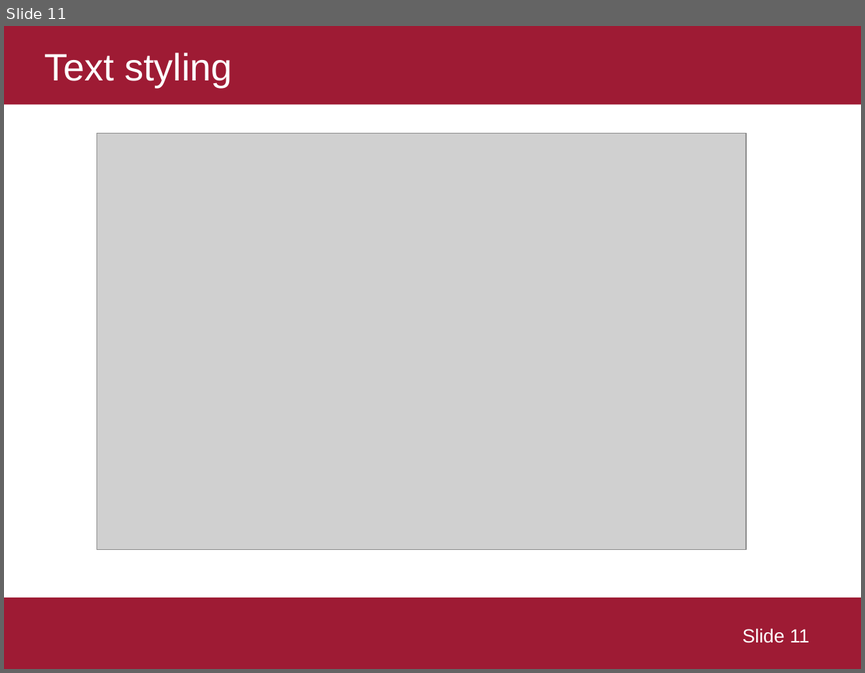
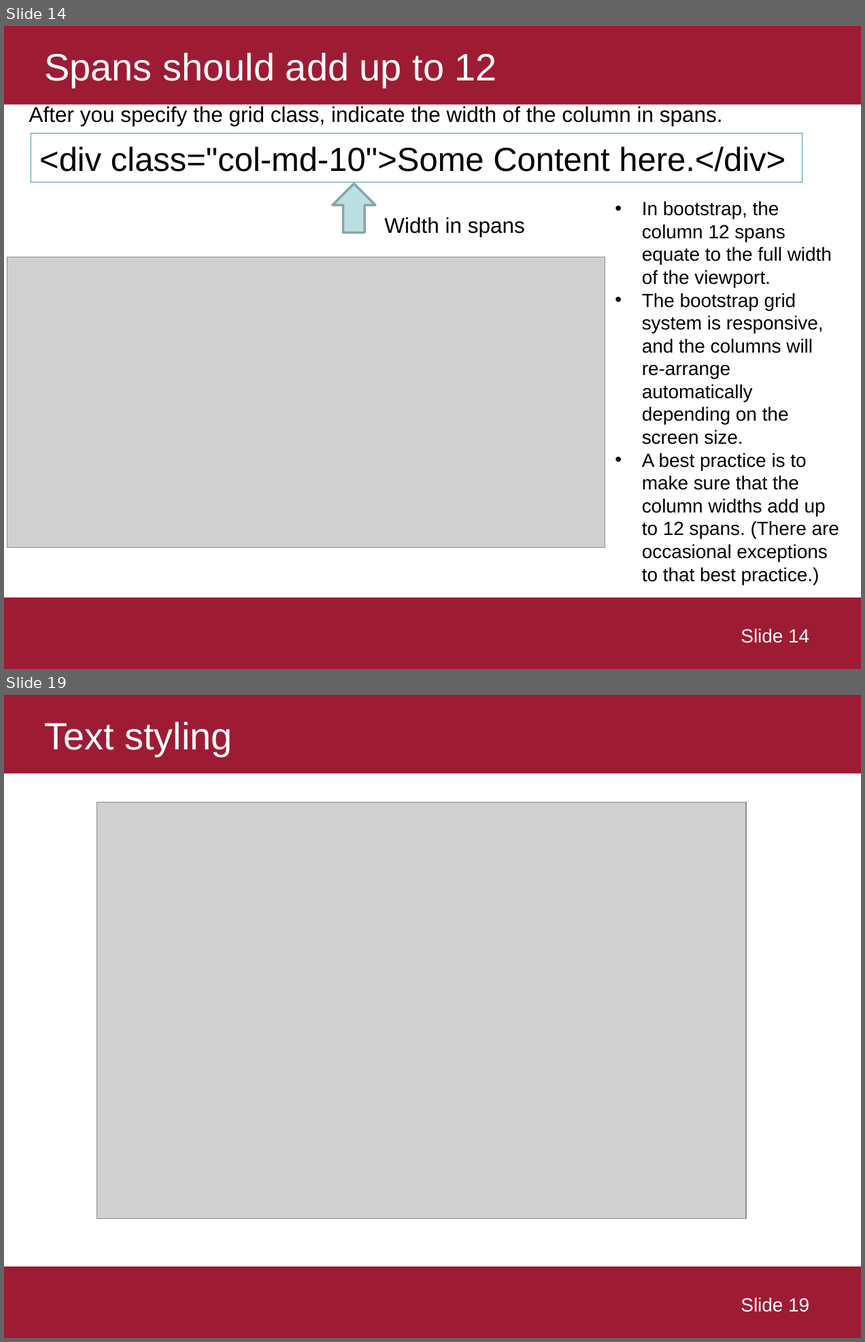
Before and after one commit to ekof-dss/teaching-samples-2021-22, a slide deck: presentations/03-03-bootstrap.ppt. Shown one above the other, each under a label of ours: slide 11 before the commit, slides 14 and 19 after it; the slides between them are not shown. The pictures are 865x673 and 865x1342 pixels, drawn with LibreOffice and Linux fonts; fonts in the diff are those of the drawing; grey boxes stand for pictures. Boxes give left, top, right and bottom in pixels: in the first picture for what was removed or moved away, otherwise in the second. Text is boxed around its words. In the diff, an @@ line names an element or a change of style, - is before the commit and + after.

```diff
--- a/presentations/03-03-bootstrap.ppt
+++ b/presentations/03-03-bootstrap.ppt
@@ slide 14 added at (4, 26, 861, 669), background #FFFFFF; not listed: 1 template element that a slide beside it also shows @@
@@ title added at (4, 26, 861, 105), fill #9E1B34, 32 pt, text #FFFFFF @@
+Spans should add up to 12
@@ text added at (29, 106, 723, 126), 18 pt, text #000000 @@
+After you specify the grid class, indicate the width of the column in spans.
@@ rectangle added at (31, 133, 802, 182), outline #4597A0 0.75 pt, 28 pt, text #000000 @@
+<div class="col-md-10">Some Content here.</div>
@@ up arrow added at (332, 184, 375, 233), fill #BBE0E3, outline #8AA6A8 2 pt @@
@@ text added at (642, 201, 839, 584), 16 pt, text #000000 @@
+• In bootstrap, the column 12 spans equate to the full width of the viewport.
+• The bootstrap grid system is responsive, and the columns will re-arrange automatically depending on the screen size.
+• A best practice is to make sure that the column widths add up to 12 spans. (There are occasional exceptions to that best practice.)
@@ text added at (384, 217, 525, 237), 18 pt, text #000000 @@
+Width in spans
@@ picture added at (7, 257, 604, 547) @@
@@ page number added at (740, 628, 809, 643), 16 pt, text #FFFFFF @@
+Slide 14
@@ what was slide 11 is now slide 19 @@
@@ page number at (740, 1297, 809, 1312): text changed @@
-Slide 11
+Slide 19
```
Also in this commit, not shown: 5 slides changed, 10 other slides added, 1 slide removed, 3 other files.
